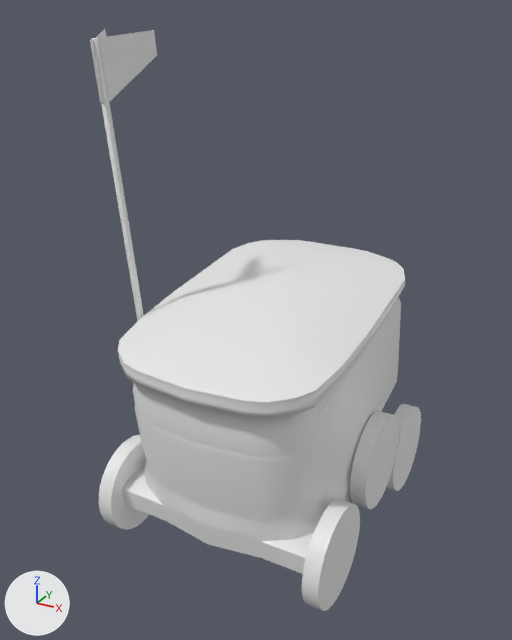
Two versions of the Blender file models/e-model/e-model.blend, one commit apart.
Before and after are seen from a 50 mm camera at (8.5, -17.23, 14.47) aimed at (-0.42, -1.0, 6.36). Lighting does not change. The marker at lower left points along +X, +Y and +Z. The first picture is the older version. Materials are left out; every surface is plain grey.

Names of what the first picture shows: 'body front', 'body left', 'lid', 'robot', 'robot flag new', 'wheel back right', 'wheel front left', 'wheel front right', 'wheel middle right' and 1 more.
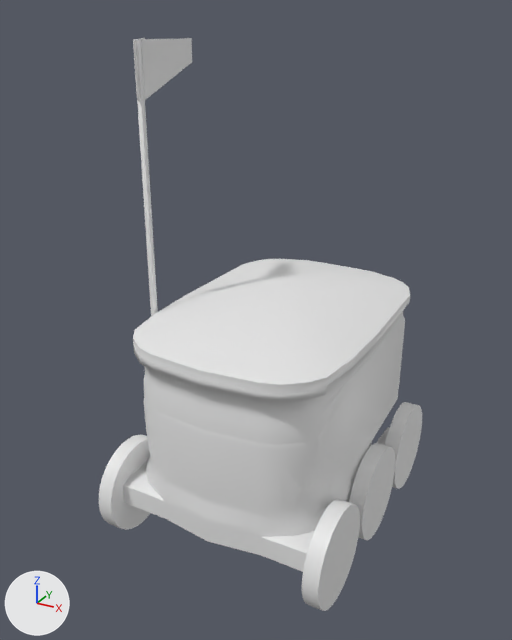
Where the change shows, as pixel boxes [x1, y1, x2, y2] in the pictures (512 x 640 px):
'lid', moved, turned: before [118, 240, 405, 410]; after [133, 259, 410, 393]
'robot', moved, turned: before [119, 296, 399, 574]; after [123, 311, 403, 572]
'body front', moved, turned: before [135, 406, 312, 520]; after [144, 396, 319, 514]
'robot flag new', moved, turned: before [90, 29, 157, 321]; after [133, 37, 192, 316]
'body left', moved, turned: before [310, 299, 401, 490]; after [314, 315, 405, 485]
'wheel front right', moved, turned: [302, 499, 360, 611] in both
'wheel middle right', moved, turned: before [350, 411, 399, 509]; after [349, 443, 395, 540]
'wheel front left', moved, turned: before [99, 435, 149, 530]; after [99, 435, 150, 530]
'wheel back right', moved, turned: before [386, 404, 421, 491]; after [385, 402, 422, 489]
'body inside new', moved, turned (mostly hidden): before [119, 358, 315, 411]; after [134, 347, 326, 394]
'rocker-bogie', moved, turned (not visible before): after [376, 427, 390, 445]

Edits to the bpy script that builds the scene:
```text
Change ob_robot:
    ob_robot.location: (0.0, 0.15, 0.45) -> (0.0, 0.0, 0.0)
    ob_robot.rotation_euler: (1.697, 0.0, 0.0) -> (1.571, 0.0, 0.0)  # degrees (97, 0, 0) -> degrees (90, 0, 0)
Change ob_rocker_bogie:
    ob_rocker_bogie.rotation_euler: (1.047, 0.0, 0.0) -> (1.557, 0.0, 0.0)  # degrees (60, 0, 0) -> degrees (89, 0, 0)
```
